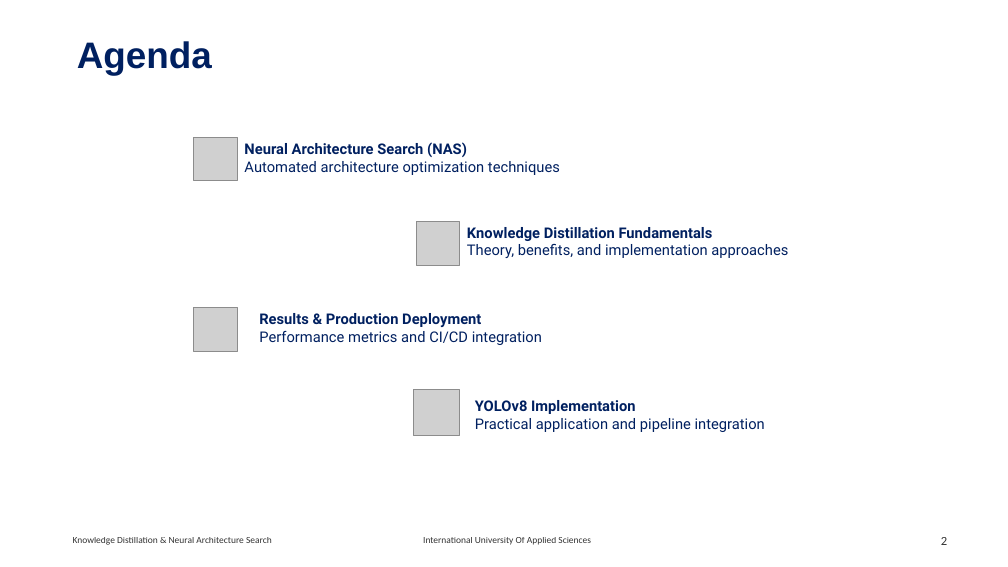
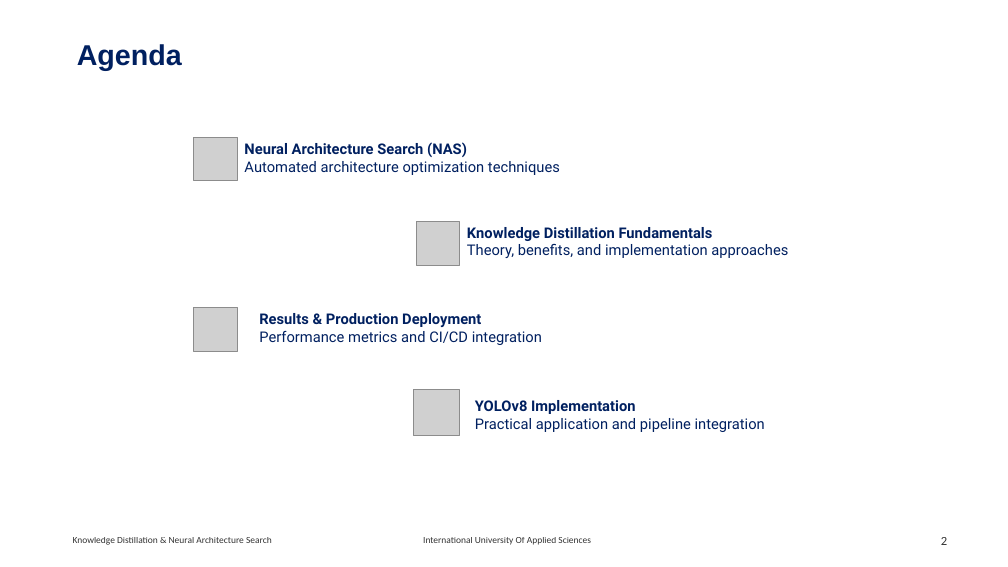
Before and after one commit to RajeshRamadas/yolov8-model-optimization, a slide deck: slide 2 of 01-Project-management/presentation/KnowledgeDistillation.pptx. Drawn at 1008x567 pixels with LibreOffice and Linux fonts; fonts in the diff are those of the drawing; grey boxes stand for pictures. Boxes give left, top, right and bottom in pixels: in the first picture for what was removed or moved away, otherwise in the second. Text is boxed around its words. In the diff, an @@ line names an element or a change of style, - is before the commit and + after.

```diff
--- a/01-Project-management/presentation/KnowledgeDistillation.pptx
+++ b/01-Project-management/presentation/KnowledgeDistillation.pptx
@@ text "Agenda" at [77,44,182,71]: size 35.1 to 27.3 pt @@
```
Also in this commit, not shown: 11 other slides changed.
